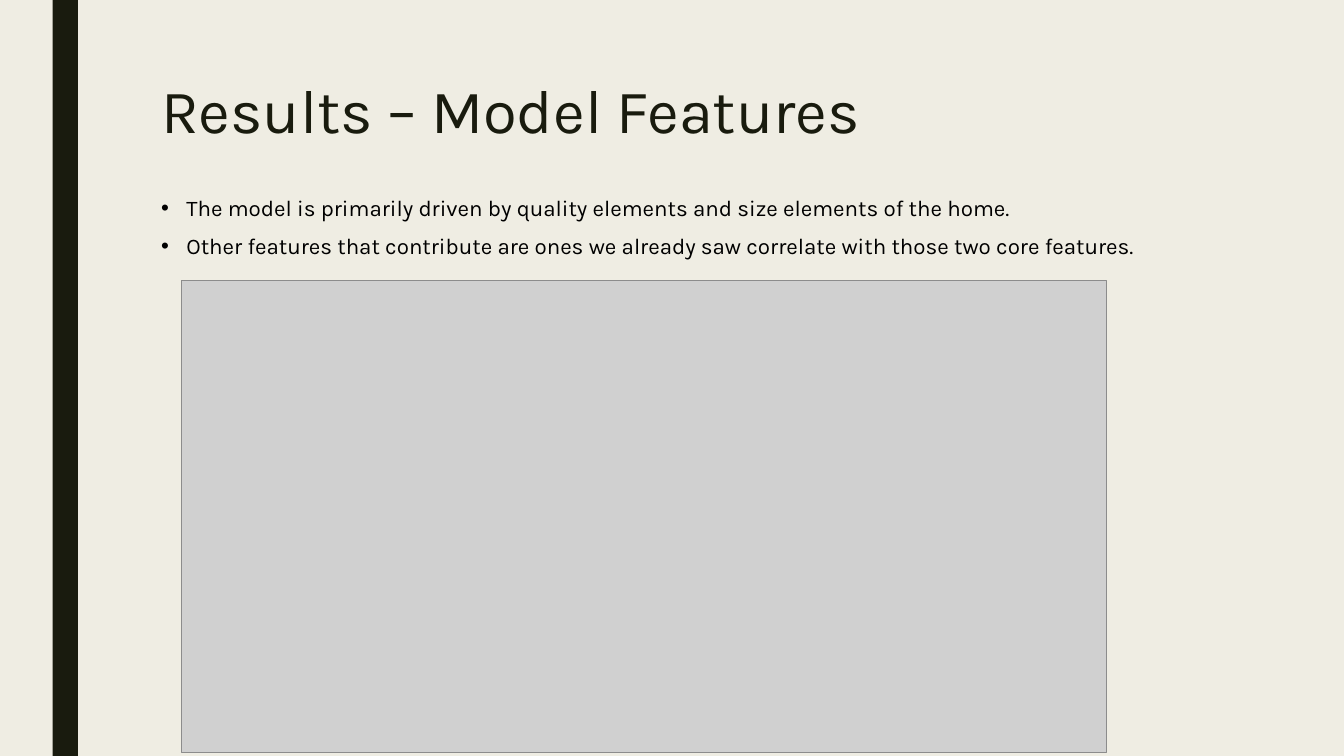
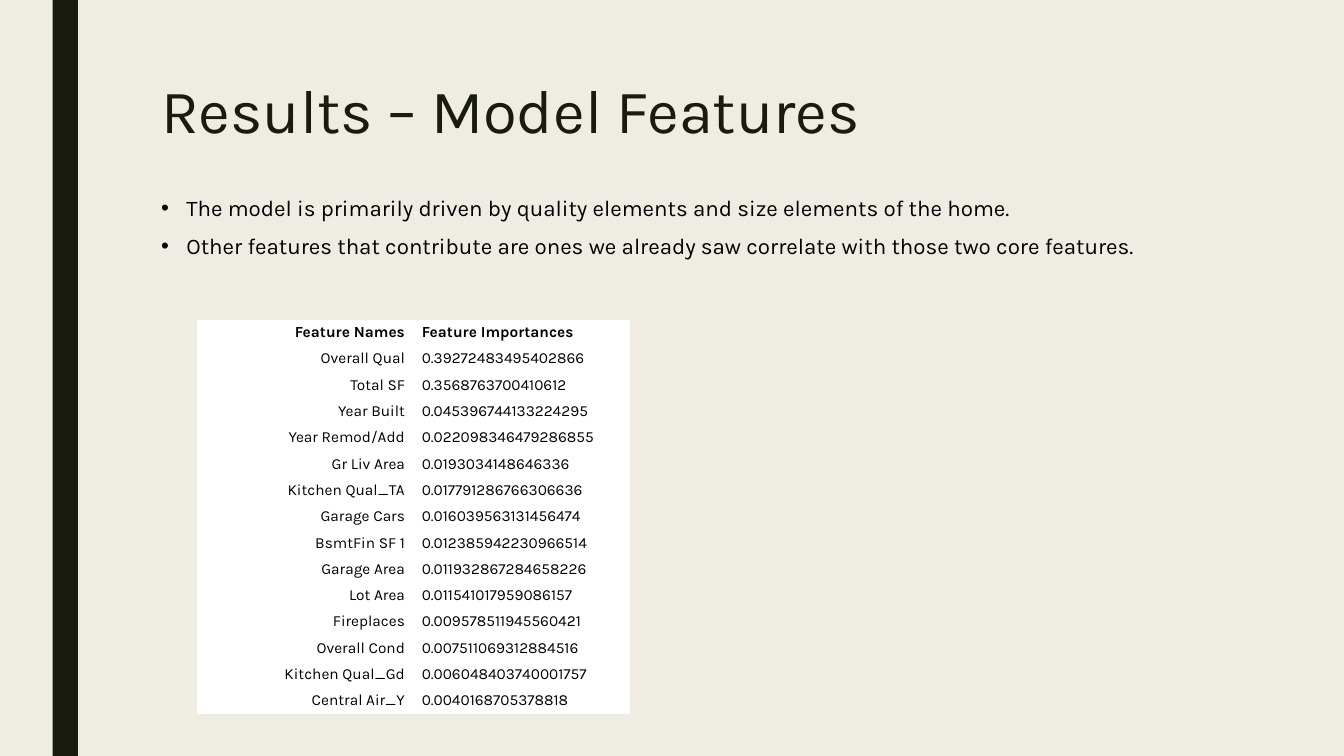
Before and after one commit to jessnguyen9/Ames-Housing-Machine-Learning-Project, a slide deck: slide 9 of Team Presentation.pptx. Drawn at 1344x756 pixels with LibreOffice and Linux fonts; fonts in the diff are those of the drawing; grey boxes stand for pictures. Boxes give left, top, right and bottom in pixels: in the first picture for what was removed or moved away, otherwise in the second. Text is boxed around its words. In the diff, an @@ line names an element or a change of style, - is before the commit and + after.

```diff
--- a/Team Presentation.pptx
+++ b/Team Presentation.pptx
@@ picture removed at [181, 280, 1106, 753] @@
@@ table added at [197, 320, 630, 715], 15 rows, 2 columns @@
+Feature Names | Feature Importances
+Overall Qual | 0.39272483495402866
+Total SF | 0.3568763700410612
+Year Built | 0.045396744133224295
+Year Remod/Add | 0.022098346479286855
+Gr Liv Area | 0.0193034148646336
+Kitchen Qual_TA | 0.017791286766306636
+Garage Cars | 0.016039563131456474
+BsmtFin SF 1 | 0.012385942230966514
+Garage Area | 0.011932867284658226
+Lot Area | 0.011541017959086157
+Fireplaces | 0.009578511945560421
+Overall Cond | 0.007511069312884516
+Kitchen Qual_Gd | 0.006048403740001757
+Central Air_Y | 0.0040168705378818
```
Also in this commit, not shown: 1 slide added.
